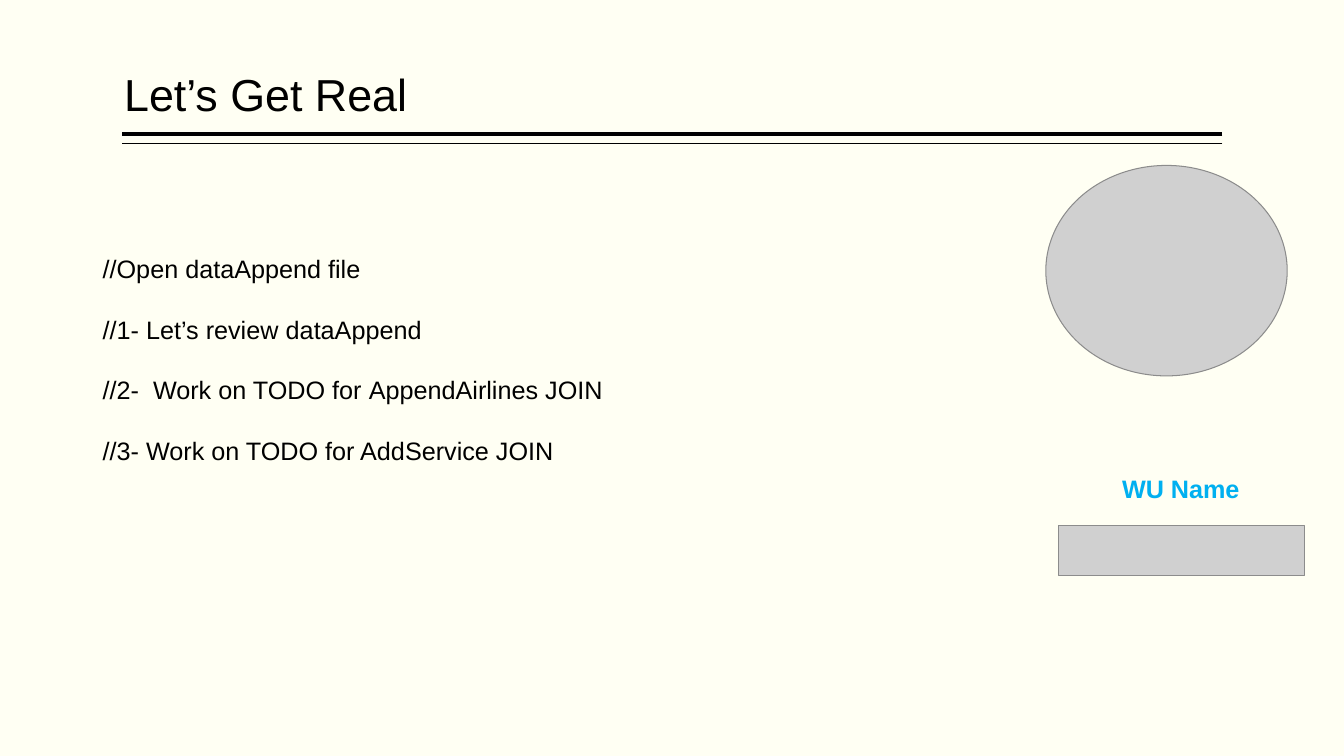
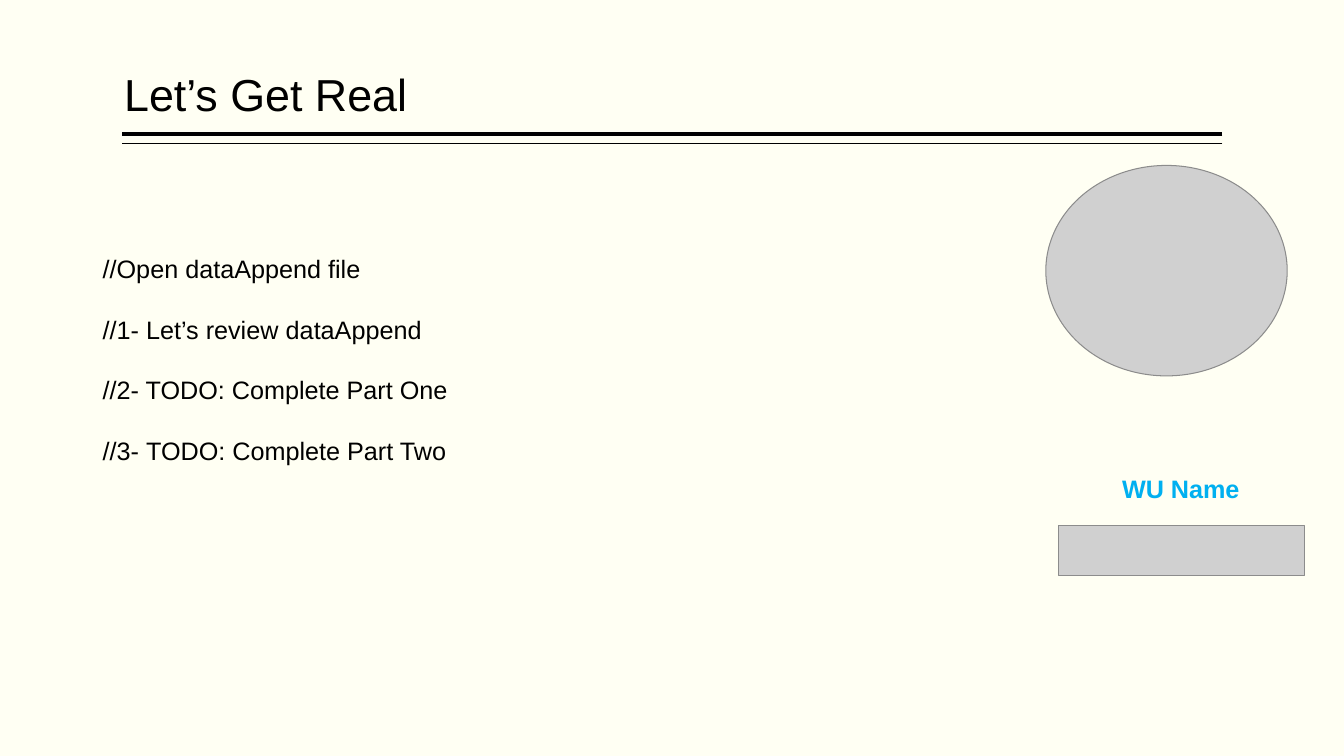
Before and after one commit to hpccsystems-solutions-lab/NCF-2021, a slide deck: slide 71 of BigData-ECL-NCF2021.pptx (slide 65 before the commit). Drawn at 1344x756 pixels with LibreOffice and Linux fonts; fonts in the diff are those of the drawing; grey boxes stand for pictures. Boxes give left, top, right and bottom in pixels: in the first picture for what was removed or moved away, otherwise in the second. Text is boxed around its words. In the diff, an @@ line names an element or a change of style, - is before the commit and + after.

```diff
--- a/BigData-ECL-NCF2021.pptx
+++ b/BigData-ECL-NCF2021.pptx
@@ text at <box>103,380,448,465</box>: text changed @@
-//2- Work on TODO for AppendAirlines JOIN
-//3- Work on TODO for AddService JOIN
+//2- TODO: Complete Part One
+//3- TODO: Complete Part Two
```
Also in this commit, not shown: 10 other slides changed, 7 slides added, 1 slide removed, 6 other files.
